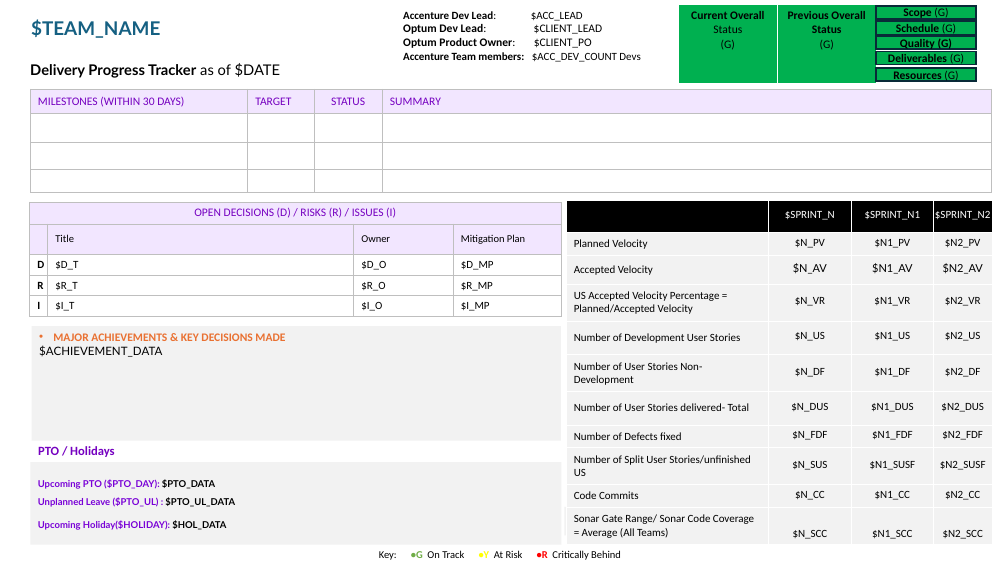
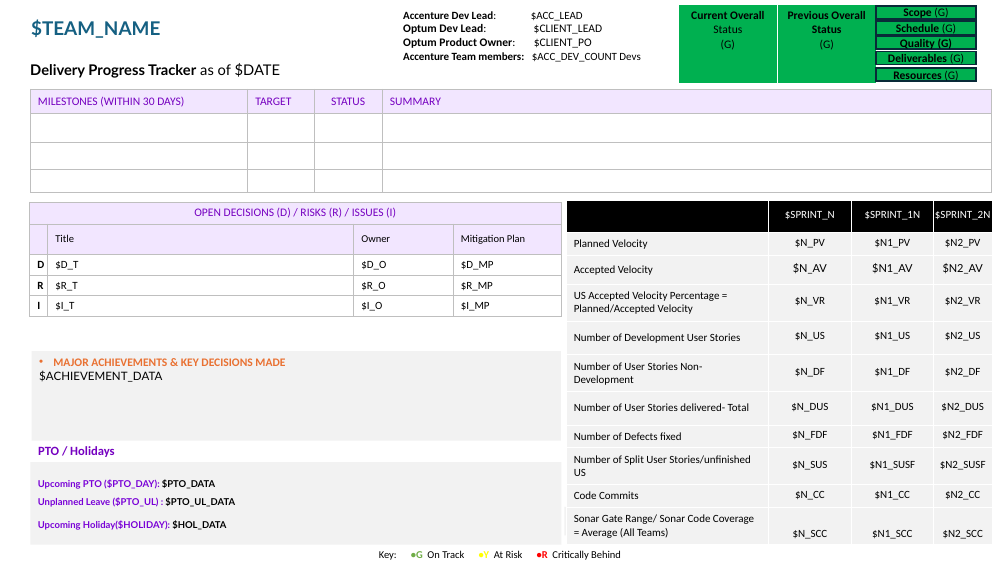
Before and after one commit to Dipmalya/WSRAutomator, a slide deck: slide 1 of WSR-Template.pptx. Drawn at 1008x567 pixels with LibreOffice and Linux fonts; fonts in the diff are those of the drawing. Boxes give left, top, right and bottom in pixels: in the first picture for what was removed or moved away, otherwise in the second. Text is boxed around its words. In the diff, an @@ line names an element or a change of style, - is before the commit and + after.

```diff
--- a/WSR-Template.pptx
+++ b/WSR-Template.pptx
@@ table at bbox=[566, 200, 992, 545] @@
-row 1, column 3: $SPRINT_N1
+row 1, column 3: $SPRINT_1N
-row 1, column 4: $SPRINT_N2
+row 1, column 4: $SPRINT_2N
@@ rectangle "MAJOR ACHIEVEMENTS & KEY DECISIONS ...": place and size @@
-rectangle "MAJOR ACHIEVEMENTS & KEY DECISIONS ..." at bbox=[32, 327, 561, 441]
+rectangle "MAJOR ACHIEVEMENTS & KEY DECISIONS ..." at bbox=[32, 351, 561, 440]
```
Also in this commit, not shown: 3 other files.
